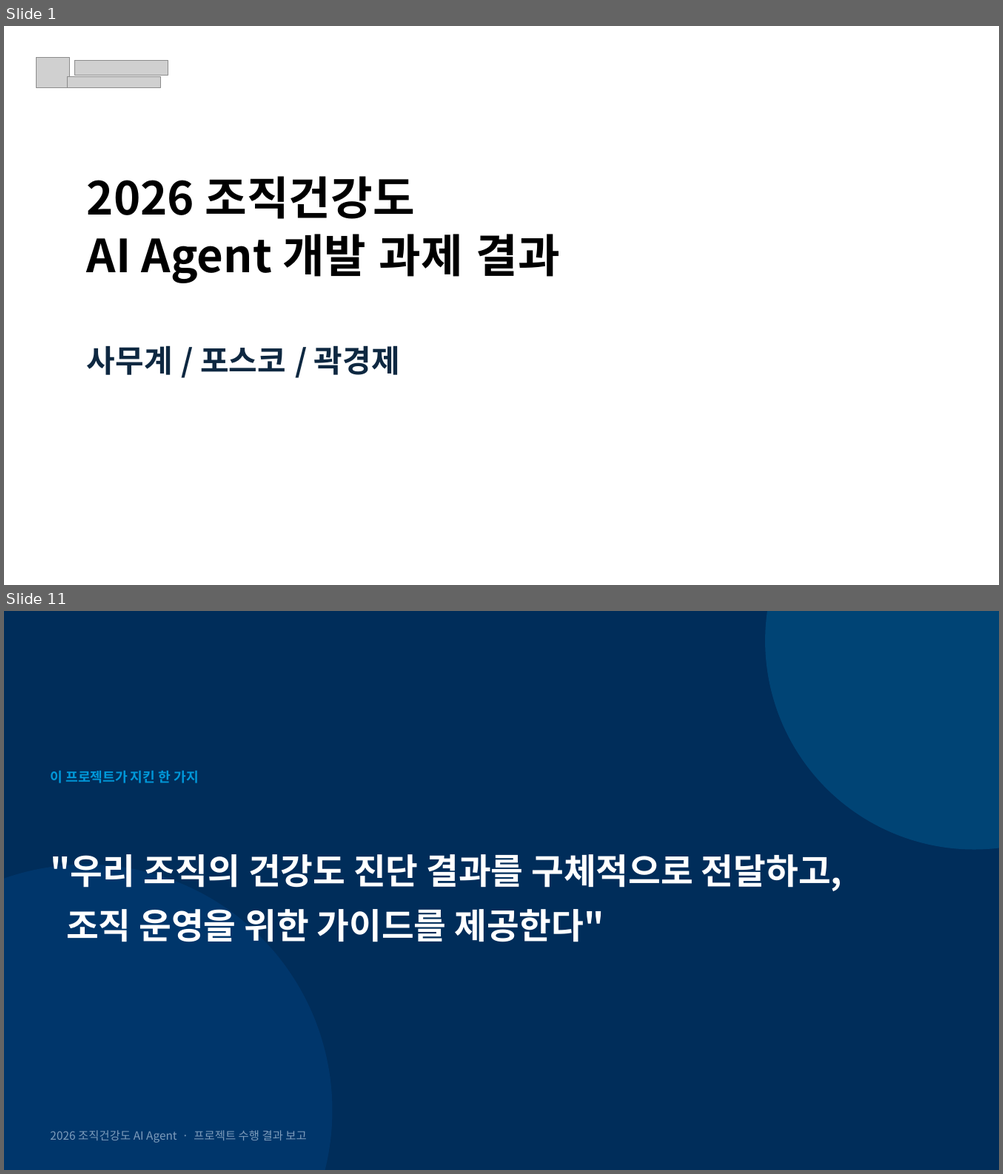
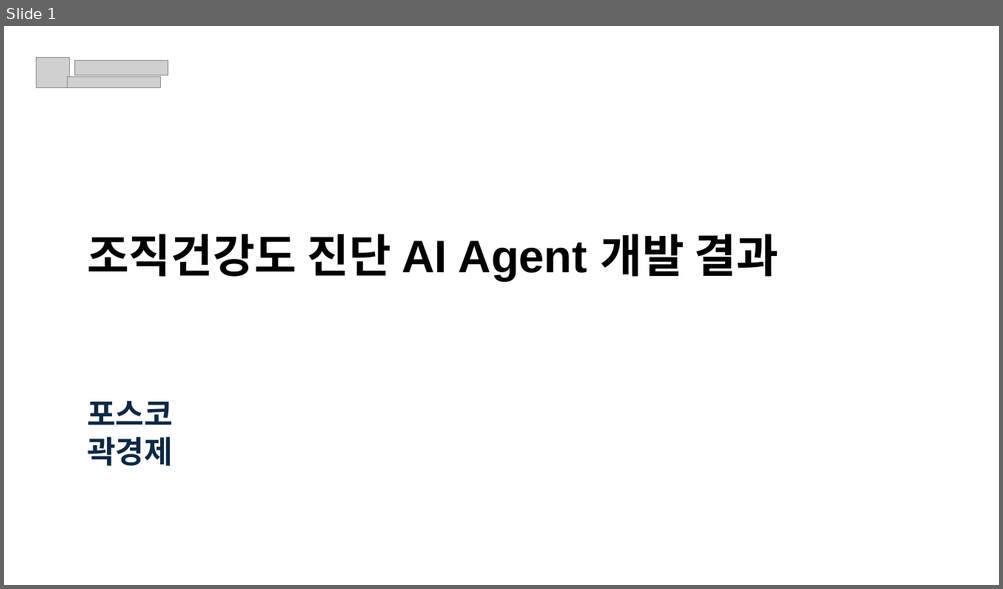
Before and after one commit to frypanegg/AI_PJT, a slide deck: Org_health_diag/docs/2026_조직건강도_AI_Agent_수행결과.pptx. Shown one above the other, each under a label of ours: slides 1 and 11 before the commit, slide 1 after it; the slides between them are not shown. The pictures are 1003x1174 and 1003x589 pixels, drawn with LibreOffice and Linux fonts; fonts in the diff are those of the drawing; grey boxes stand for pictures; background and template pictures are left out. Boxes give left, top, right and bottom in pixels: in the first picture for what was removed or moved away, otherwise in the second. Text is boxed around its words. In the diff, an @@ line names an element or a change of style, - is before the commit and + after.

```diff
--- a/Org_health_diag/docs/2026_조직건강도_AI_Agent_수행결과.pptx
+++ b/Org_health_diag/docs/2026_조직건강도_AI_Agent_수행결과.pptx
@@ slide 11 removed at (x1=4, y1=611, x2=999, y2=1170), background #002D5A @@
@@ ellipse removed at (x1=765, y1=611, x2=999, y2=850) @@
@@ text removed at (x1=50, y1=771, x2=198, y2=783) @@
-이 프로젝트가 지킨 한 가지
@@ text removed at (x1=51, y1=854, x2=842, y2=943) @@
-"우리 조직의 건강도 진단 결과를 구체적으로 전달하고,
-조직 운영을 위한 가이드를 제공한다"
@@ ellipse removed at (x1=4, y1=865, x2=333, y2=1170) @@
@@ text removed at (x1=50, y1=1130, x2=306, y2=1143) @@
-2026 조직건강도 AI Agent · 프로젝트 수행 결과 보고
@@ slide 1 changed as well @@
@@ text at (x1=87, y1=234, x2=778, y2=281): text changed; font Noto Sans CJK KR to Arial @@
-2026 조직건강도
-AI Agent 개발 과제 결과
+조직건강도 진단 AI Agent 개발 결과
@@ text at (x1=87, y1=401, x2=173, y2=466): text changed; font Noto Sans CJK KR to Arial @@
-사무계 / 포스코 / 곽경제
+포스코
+곽경제
```
Also in this commit, not shown: 9 other slides changed, 1 slide added.
